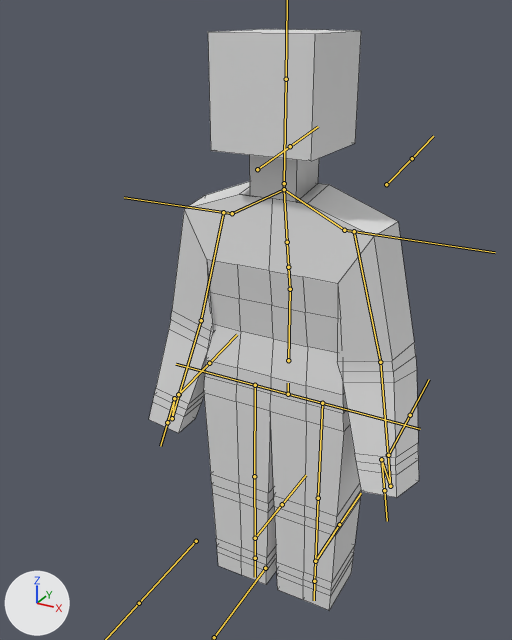
The FBX model GameProjectCollabPerhaps/Assets/Project/Resources/PlayerRelated/Player/pm3_movement.fbx, before and after one commit.
Before and after are seen from a 50 mm lens placed at (1.26, -2.6, 2.69), pointed at (-0.1, -0.13, 1.46). Every picture has the same lights, and +X, +Y and +Z are marked at lower left. Both versions are drawn at frame 99 of the action 'Armature|IDLEPOS'; the numbers are the values there. The bones that bend it are drawn over the model as lines. Mesh edges are drawn as thin lines.
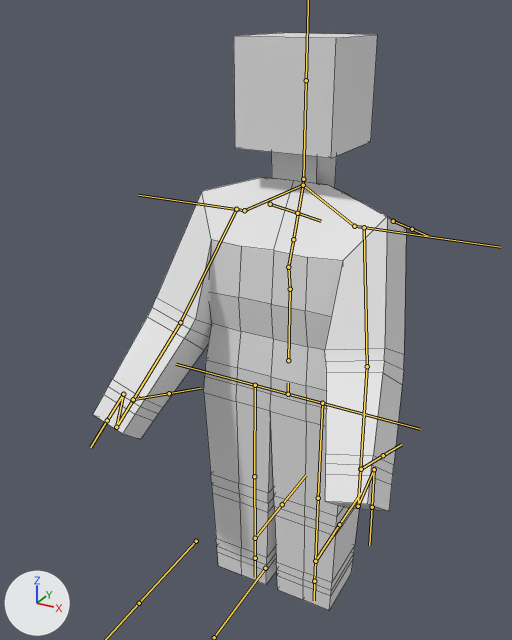
What differs and where, as boxes (x1, y1, x2, y2) in the pictures (512 x 640 px):
'Cube', posed (16% wider)
    before: (149, 29, 419, 610)
    after: (93, 33, 406, 610)
bone 'UNDERCHEST_UPPER', root to tip
    before: (288, 267) to (287, 242)
    after: (288, 267) to (293, 239)
bone 'NECK', root to tip
    before: (284, 189) to (284, 183)
    after: (303, 185) to (303, 179)

The edits, one by one:
Bone 'UNDERCHEST_UPPER' (bone_underchest_upper) turns from (0, 0, 0) to (-30, 0, 0) degrees about its own x, y and z.
Bone 'NECK' (bone_neck) turns from (-9, 0, 0) to (21, 0, 0) degrees about its own x, y and z.
